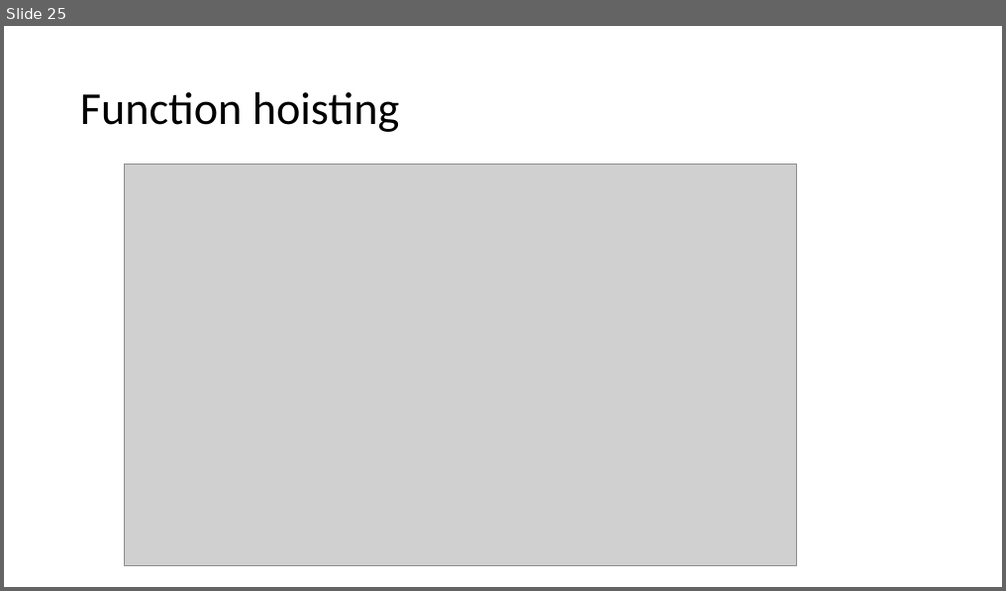
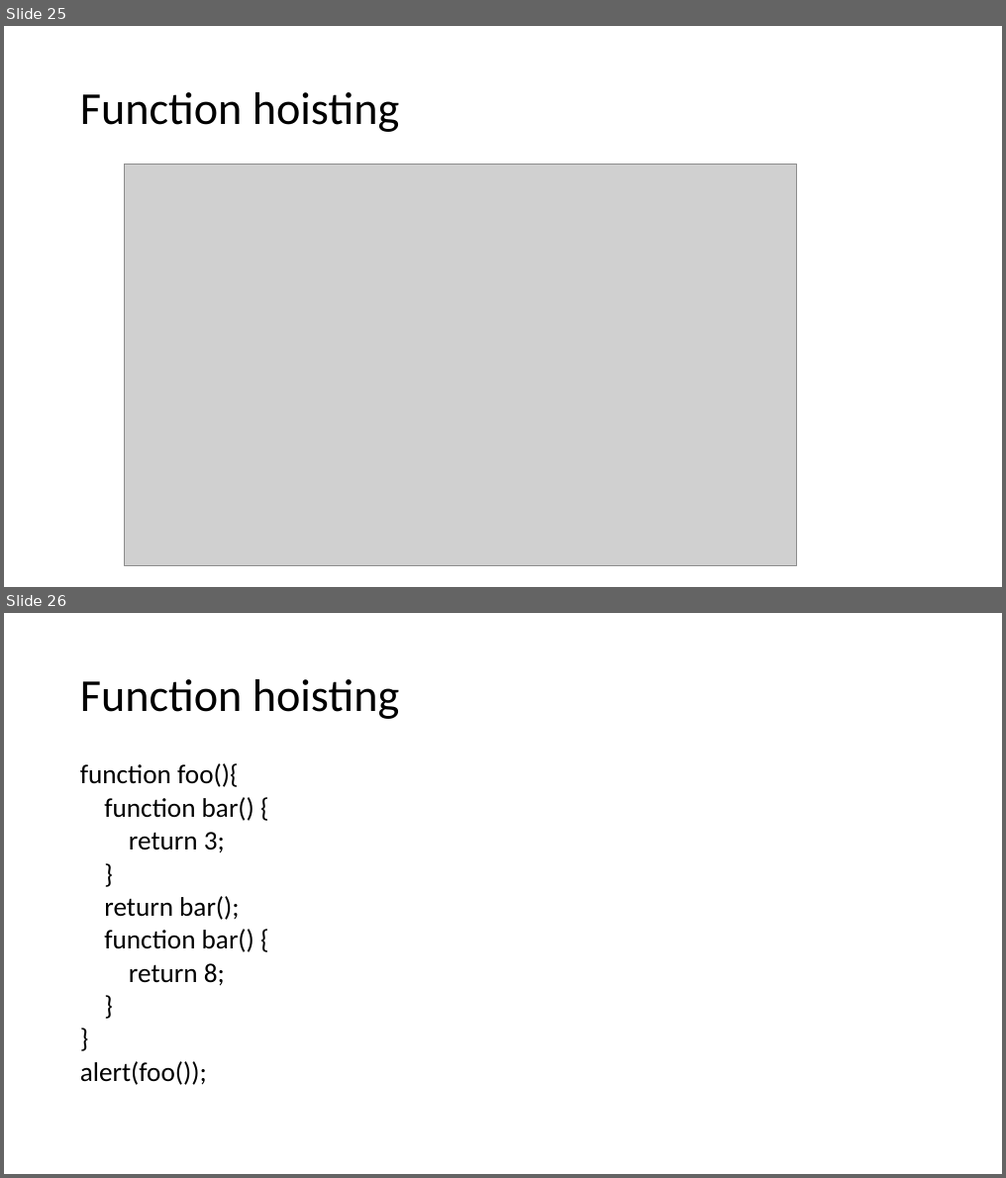
Before and after one commit to logan2013/java8, a slide deck: JavaScript.pptx. Shown one above the other, each under a label of ours: slide 25 before the commit, slides 25 and 26 after it. The pictures are 1006x591 and 1006x1178 pixels, drawn with LibreOffice and Linux fonts; fonts in the diff are those of the drawing; grey boxes stand for pictures. Boxes give left, top, right and bottom in pixels: in the first picture for what was removed or moved away, otherwise in the second. Text is boxed around its words. In the diff, an @@ line names an element or a change of style, - is before the commit and + after.

```diff
--- a/JavaScript.pptx
+++ b/JavaScript.pptx
@@ slide 26 added at (4,613,1002,1174), background #FFFFFF @@
@@ title added at (80,679,399,719), 44 pt, text #000000 @@
+Function hoisting
@@ text added at (80,763,254,1085), 25.9 pt, text #000000 @@
+function foo(){
+function bar() {
+return 3;
+}
+return bar();
+function bar() {
+return 8;
+}
+}
+alert(foo());
```
Also in this commit, not shown: 3 slides changed, 9 other slides added, 3 slides removed.
